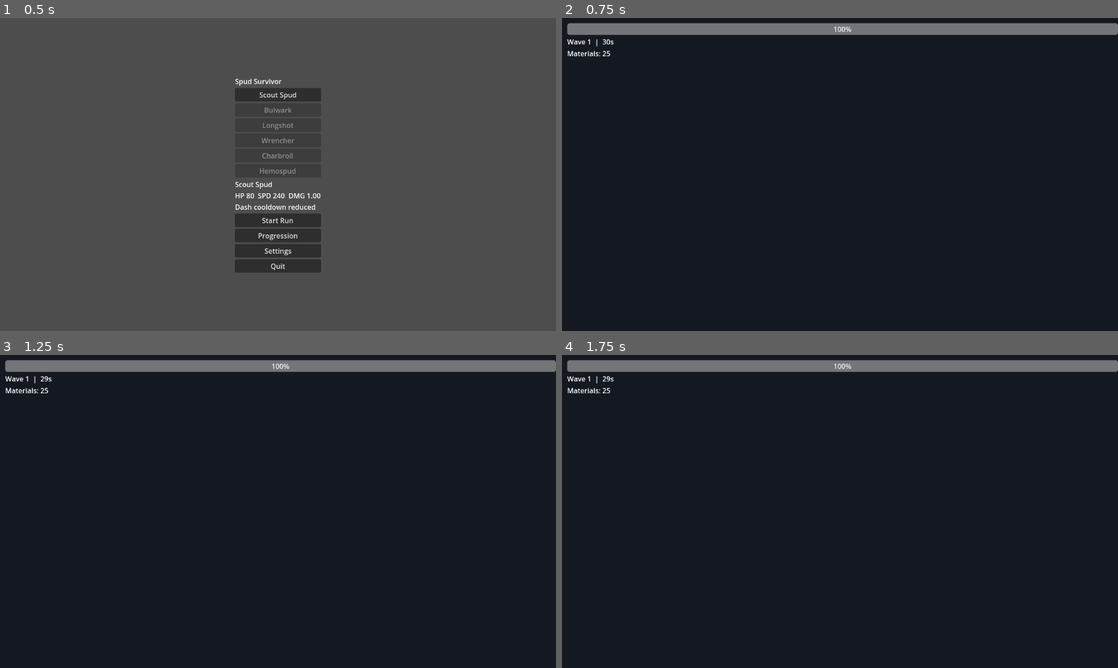
Above: before the commit, frames 1-4 (two rows, left to right).
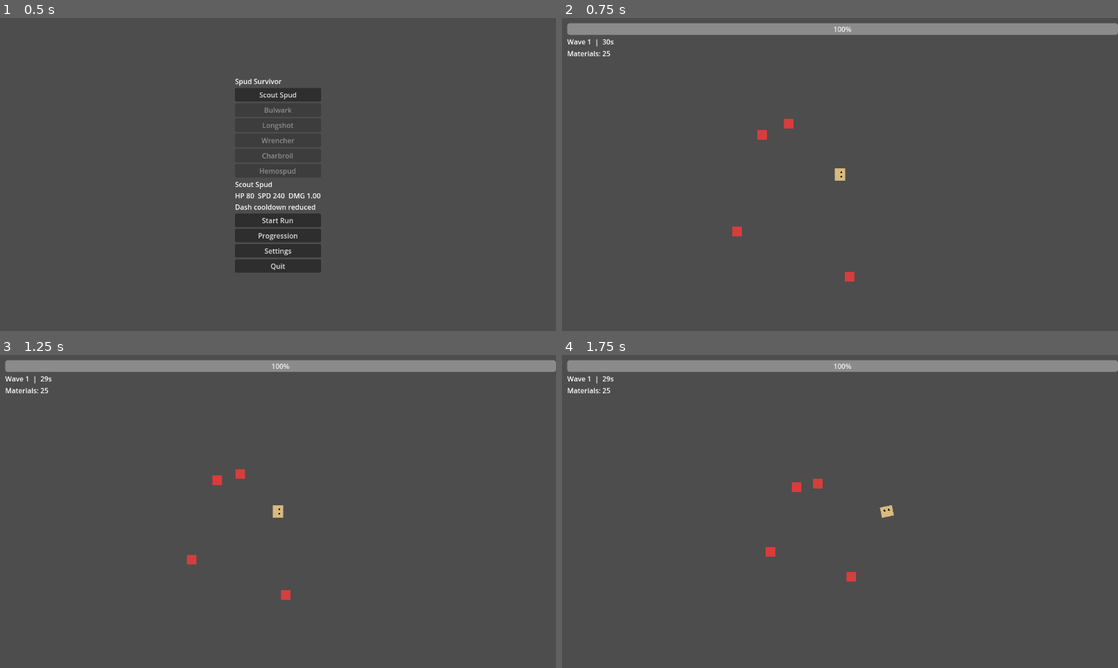
Above: after the commit, the same moments.

Repository: RavGGG/Gra
Game: Godot game, scene res://scenes/MainMenu.tscn
The game is run twice, just before and just after one commit, with the same random seed, the same clock (stepped at 60 frames per second) and the same inputs.
Inputs (mouse positions are in pixels of both pictures, inside the frame that each line leads up to):
- Up to frame 1 (0.5 s): no input
- Up to frame 2 (0.75 s): click "Start Run" at 0.5 s
- Up to frame 3 (1.25 s): no input
- Up to frame 4 (1.75 s): move the mouse to (962, 495) at 1.27 s; press the mouse at (962, 495) at 1.28 s; hold D (move_right) from 1.28 s (still down)

Frame 1 is identical in both runs. In frame 2, 96% of the frame differs, in the area x 0-100%, y 0-100%; in frame 3, 96%; in frame 4, 96%.

Commit message:
Ensure visible combat by spawning enemies near player immediately

Diff:
--- a/scripts/Game.gd
+++ b/scripts/Game.gd
@@ -5,7 +5,6 @@
 var credits := 25
 var selected_character := "scout"
 var paused_for_shop := false
-var arenas := [Color(0.08,0.1,0.13), Color(0.12,0.08,0.12), Color(0.08,0.13,0.09)]
 
 @onready var player = $Player
 @onready var spawn_timer = $SpawnTimer
@@ -22,11 +21,16 @@
 	player.hp_changed.connect(hud.update_hp)
 	hud.update_wave(wave, time_left)
 	hud.update_credits(credits)
+	shop.visible = false
+	pause_menu.visible = false
+	$CanvasLayer/ArenaColor.visible = false
+
+	# Natychmiastowy, pewny spawn żeby gra nie wyglądała na "pustą".
+	for i in 4:
+		_spawn_enemy_near_player(180.0 + i * 35.0)
+
 	spawn_timer.start()
 	wave_timer.start()
-	shop.visible = false
-	pause_menu.visible = false
-	_apply_arena()
 
 func _process(delta: float) -> void:
 	if paused_for_shop:
@@ -40,16 +44,24 @@
 	get_tree().paused = not get_tree().paused
 	pause_menu.visible = get_tree().paused
 
+func _spawn_enemy_near_player(distance: float) -> void:
+	var enemy = preload("res://scenes/Enemy.tscn").instantiate()
+	enemy.player = player
+	enemy.max_hp = 14 + wave * 4
+	enemy.speed = 80 + wave * 6
+	enemy.contact_damage = 4 + wave
+	var angle = randf() * TAU
+	enemy.global_position = player.global_position + Vector2.RIGHT.rotated(angle) * distance
+	# Clamp do obszaru ekranu, aby zawsze był widoczny.
+	enemy.global_position.x = clamp(enemy.global_position.x, 40.0, 1240.0)
+	enemy.global_position.y = clamp(enemy.global_position.y, 40.0, 680.0)
+	add_child(enemy)
+
 func _on_spawn_timer_timeout() -> void:
 	if paused_for_shop:
 		return
-	var enemy = preload("res://scenes/Enemy.tscn").instantiate()
-	enemy.player = player
-	enemy.max_hp = 15 + wave * 4
-	enemy.speed = 70 + wave * 5
-	enemy.contact_damage = 4 + wave
-	enemy.global_position = Vector2(randi_range(40, 1240), randi_range(40, 680))
-	add_child(enemy)
+	for i in (1 + int(wave / 4)):
+		_spawn_enemy_near_player(220.0 + i * 24.0)
 
 func _on_wave_timer_timeout() -> void:
 	wave += 1
@@ -60,7 +72,6 @@
 	hud.update_credits(credits)
 	if wave % 2 == 0:
 		_open_shop()
-	_apply_arena()
 	if wave >= 20:
 		_end_run(true)
 
@@ -100,6 +111,3 @@
 	GameData.save_data()
 	get_tree().paused = false
 	get_tree().change_scene_to_file("res://scenes/MainMenu.tscn")
-
-func _apply_arena() -> void:
-	$CanvasLayer/ArenaColor.color = arenas[(wave - 1) % arenas.size()]
